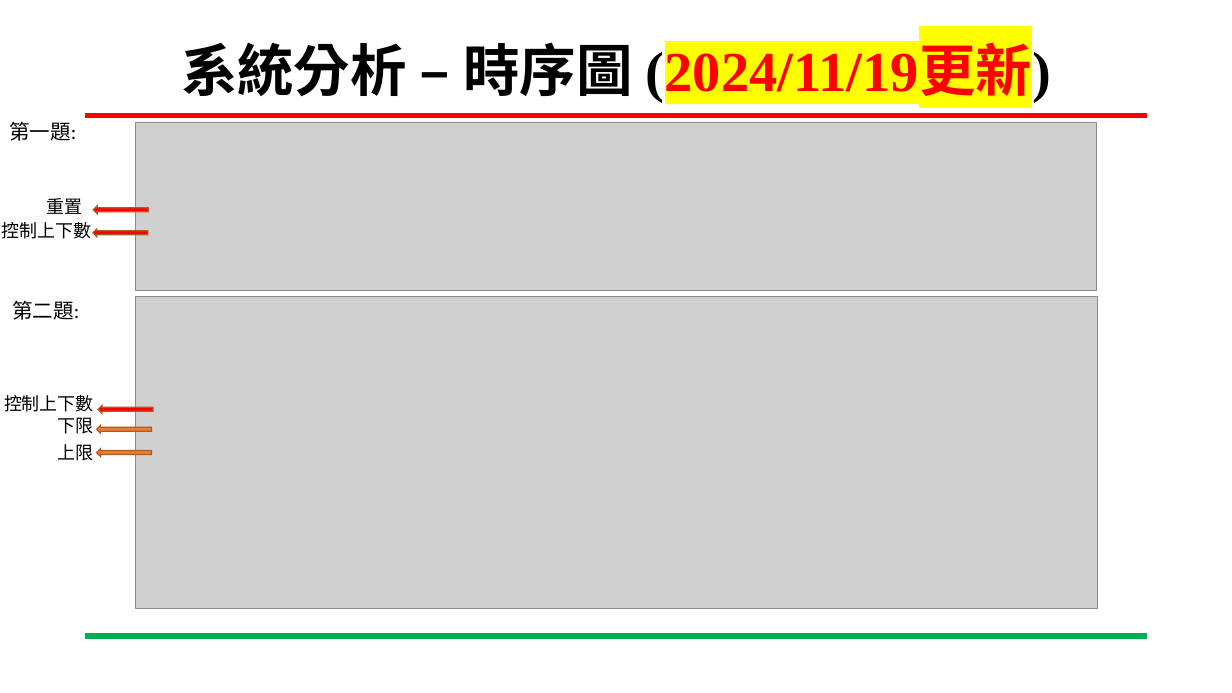
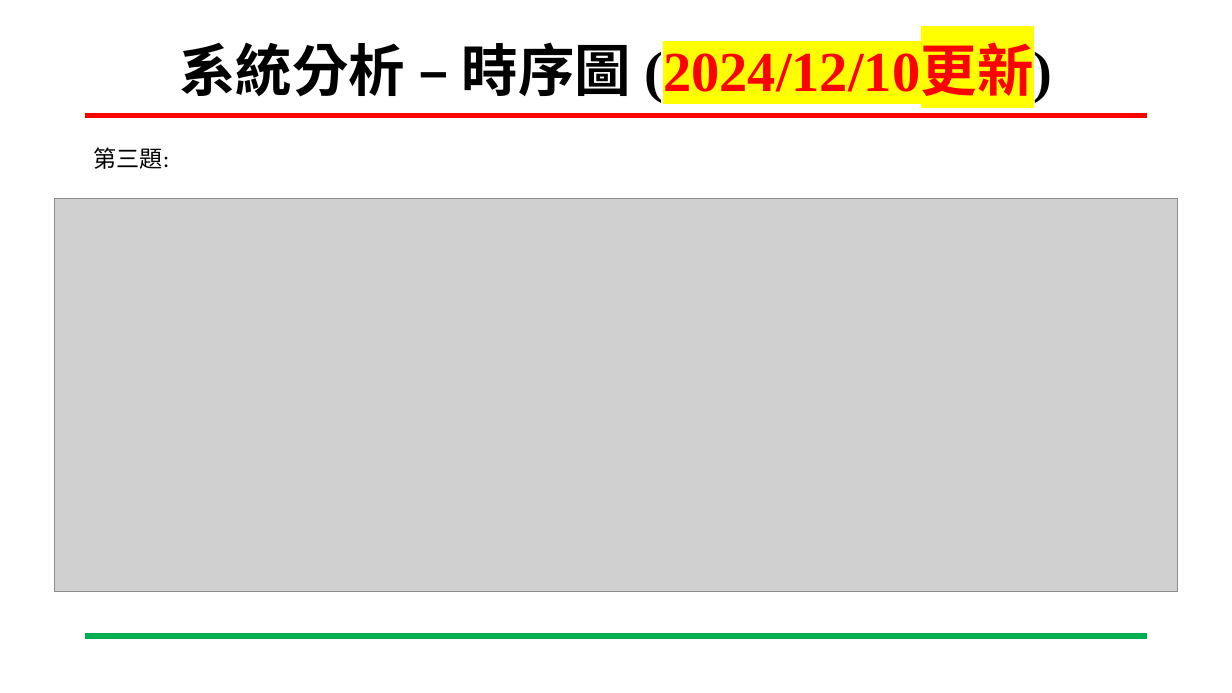
Before and after one commit to xuanaka/SoC_lab, a slide deck: slide 8 of 專案進度報告.pptx (slide 9 before the commit). Drawn at 1232x693 pixels with LibreOffice and Linux fonts; fonts in the diff are those of the drawing; grey boxes stand for pictures; background and template pictures are left out. Boxes give left, top, right and bottom in pixels: in the first picture for what was removed or moved away, otherwise in the second. Text is boxed around its words. In the diff, an @@ line names an element or a change of style, - is before the commit and + after.

Commit message:
專案進度報告
第三題

```diff
--- a/專案進度報告.pptx
+++ b/專案進度報告.pptx
@@ title at [179,42,1052,102]: text changed @@
-系統分析 – 時序圖 (2024/11/19更新)
+系統分析 – 時序圖 (2024/12/10更新)
@@ text at [94,147,169,169]: text changed; size 16 to 18 pt @@
-第一題:
+第三題:
@@ picture removed at [135,123,1096,291] @@
@@ text removed at [46,198,82,214] @@
-重置
@@ picture: place and size @@
-picture at [135,297,1097,608]
+picture at [55,199,1177,592]
@@ left arrow removed at [93,206,148,213] @@
@@ text removed at [1,222,91,239] @@
-控制上下數
@@ left arrow removed at [93,229,148,237] @@
@@ text removed at [12,300,79,320] @@
-第二題:
@@ text removed at [4,395,94,412] @@
-控制上下數
@@ text removed at [57,417,93,434] @@
-下限
@@ left arrow removed at [98,406,152,413] @@
@@ text removed at [57,444,93,461] @@
-上限
@@ left arrow removed at [97,425,152,433] @@
@@ left arrow removed at [97,449,152,457] @@
```
Also in this commit, not shown: 12 other slides changed, 2 slides removed.
